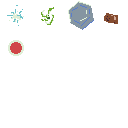
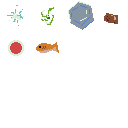
Layered file, before and after one edit (128px x 128px). Changes by layer:
painted on "Background" over box(36, 42, 59, 53)
